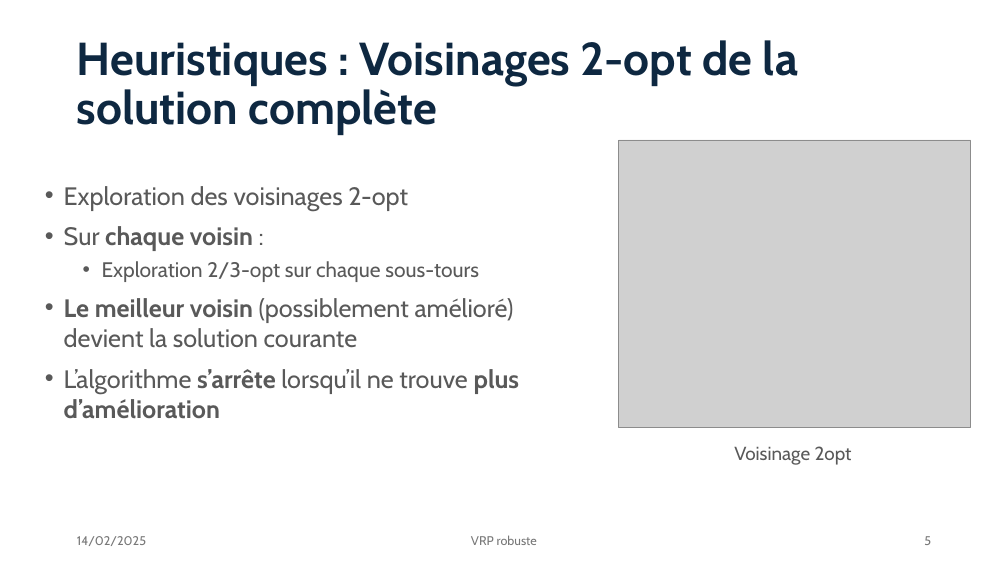
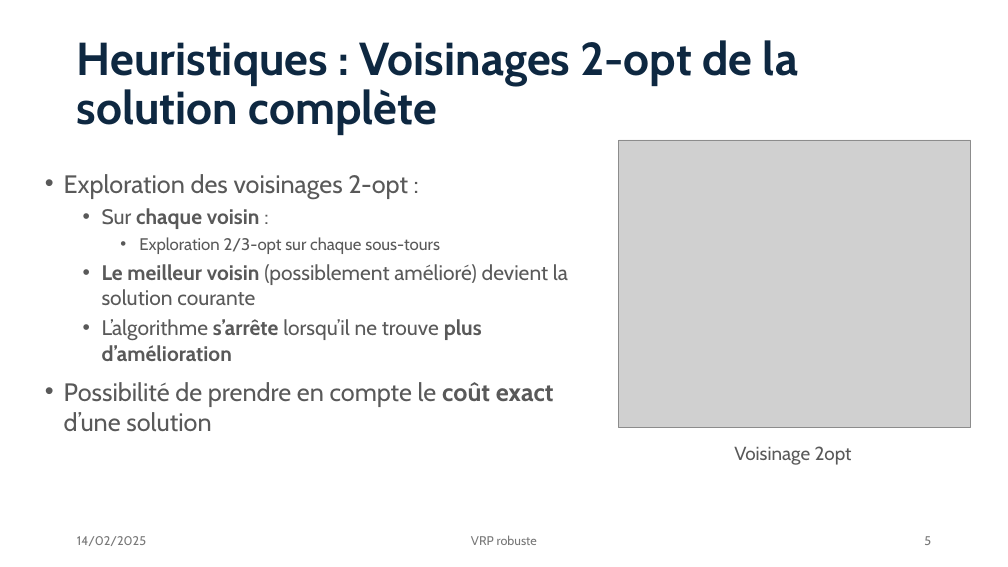
Before and after one commit to Darthkiller2Jr/projet_mpro, a slide deck: slide 5 of Présentation Projet.pptx. Drawn at 1008x567 pixels with LibreOffice and Linux fonts; fonts in the diff are those of the drawing; grey boxes stand for pictures. Boxes give left, top, right and bottom in pixels: in the first picture for what was removed or moved away, otherwise in the second. Text is boxed around its words. In the diff, an @@ line names an element or a change of style, - is before the commit and + after.

Commit message:
modif ppt

```diff
--- a/Présentation Projet.pptx
+++ b/Présentation Projet.pptx
@@ text "Exploration des voisinages 2-opt :" moved from (x1=64, y1=186, x2=519, y2=419) to (x1=64, y1=174, x2=568, y2=432) @@
@@ text at (x1=64, y1=174, x2=408, y2=199): text changed @@
-• Exploration des voisinages 2-opt
+• Exploration des voisinages 2-opt :
@@ text at (x1=102, y1=208, x2=568, y2=361): size 24 to 20 pt in "Sur chaque voisin :", "Le meilleur voisin (possiblement amélioré) devient la ...", "L’algorithme s’arrête lorsqu’il ne trouve plus d’amélioratio ..."; size 20 to 16 pt in "Exploration 2/3-opt sur chaque sous-tours"; list level 1 to 2 in "Sur chaque voisin :"; list level 2 to 3 in "Exploration 2/3-opt sur chaque sous-tours"; list level 1 to 2 in "Le meilleur voisin (possiblement amélioré) ..."; list level 1 to 2 in "L’algorithme s’arrête lorsqu’il ne trouve ..." @@
@@ text at (x1=64, y1=382, x2=554, y2=432): paragraph added @@
+• Possibilité de prendre en compte le coût exact d’une solution
```
Also in this commit, not shown: 1 other file.
